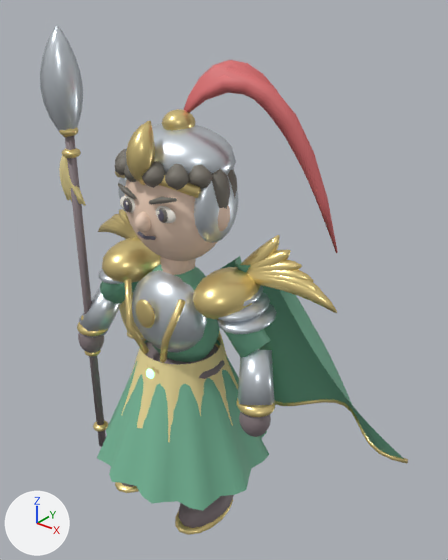
Renders of the glTF model samkok/web/models/48-e3.glb from each side of a commit.
One viewpoint serves both versions: a camera (50 mm lens) standing at (2.66, -2.83, 3.78) and looking at (0.15, 0.31, 1.83). Every picture has the same lights, and +X, +Y and +Z are marked at lower left. The first picture is the older version.

The first picture shows '48_T3_Jade Dragon_Mesh'.
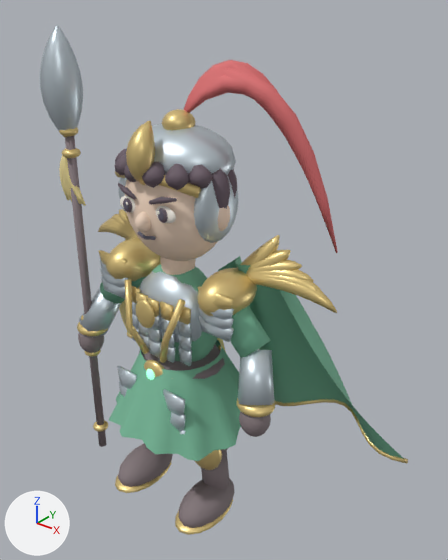
The change, as JSON lines over the scene's bpy script:
```json
{"op": "add", "block": "mat_hair_251b22_002", "code": ["mat_hair_251b22_002 = principled_material('Hair 251b22.002')", "mat_hair_251b22_002.base_color = (0.145, 0.106, 0.133)  # dark grey #6a5c66", "mat_hair_251b22_002.roughness = 0.72"]}
{"block": "me_48_t3_jade_dragon_mesh", "where": "# used by ob_48_t3_jade_dragon_mesh; location = (0.0, 0.0, 0.0)"}
{"op": "remove", "block": "me_48_t3_jade_dragon_mesh", "code": "me_48_t3_jade_dragon_mesh.from_pydata(...)  # 12448 vertices, 22828 faces; spans x -1.5..1.5, y -0.68..0.97, z 0.02..3.51"}
{"op": "add", "block": "me_48_t3_jade_dragon_mesh", "code": "me_48_t3_jade_dragon_mesh.from_pydata(...)  # 11458 vertices, 21000 faces; spans x -1.5..1.5, y -0.56..0.97, z 0.02..3.51"}
{"block": "me_48_t3_jade_dragon_mesh", "change": "me_48_t3_jade_dragon_mesh part 1: the loose piece of 176 vertices spanning x -0.31..0.31, y -0.32..0.12, z 1.4..2.0 is scaled about its middle by (1, 0.909, 1), then moved by (0.0, 0.04, 0.0)"}
{"block": "me_48_t3_jade_dragon_mesh", "change": "me_48_t3_jade_dragon_mesh part 2: 6 loose pieces with 1056 vertices, spanning x -0.74..0.74, y -0.2..0.26, z 1.74..1.99, are deleted"}
{"block": "me_48_t3_jade_dragon_mesh", "change": "me_48_t3_jade_dragon_mesh part 3: 552 vertices moved from x -0.68..0.68, y -0.68..0.68, z 0.44..2.08 to x -0.59..0.59, y -0.56..0.56, z 0.77..2.08; 240 vertices removed from x -0.48..0.48, y -0.48..0.48, z 0.83..1.4; 306 vertices added at x -0.61..0.61, y -0.38..-0.16, z 0.81..2.02"}
{"block": "me_48_t3_jade_dragon_mesh", "change": "me_48_t3_jade_dragon_mesh part 4: 2160 faces spanning x -0.43..0.43, y -0.33..0.33, z 2.39..2.8 switch from mat_hair_302c25_002 (grey #78736a) to mat_hair_251b22_002 (dark grey #6a5c66)"}
```

Changed parts and their boxes (x1, y1, x2, y2) in the pictures (448 x 560 px; the box of a moved part takes in the faces that stretch with it):
```json
{"part": 1, "of": "me_48_t3_jade_dragon_mesh", "change": "moved or reshaped", "before": [132, 270, 207, 353], "after": [139, 271, 202, 343]}
{"part": 2, "of": "me_48_t3_jade_dragon_mesh", "change": "deleted", "before": [99, 269, 277, 334]}
{"part": 3, "of": "me_48_t3_jade_dragon_mesh", "change": "moved or reshaped", "before": [97, 237, 269, 511], "after": [99, 238, 257, 461]}
{"part": 4, "of": "me_48_t3_jade_dragon_mesh", "change": "recoloured", "before": [115, 149, 237, 223], "after": [115, 149, 237, 223], "on screen": "grey to dark grey"}
```
